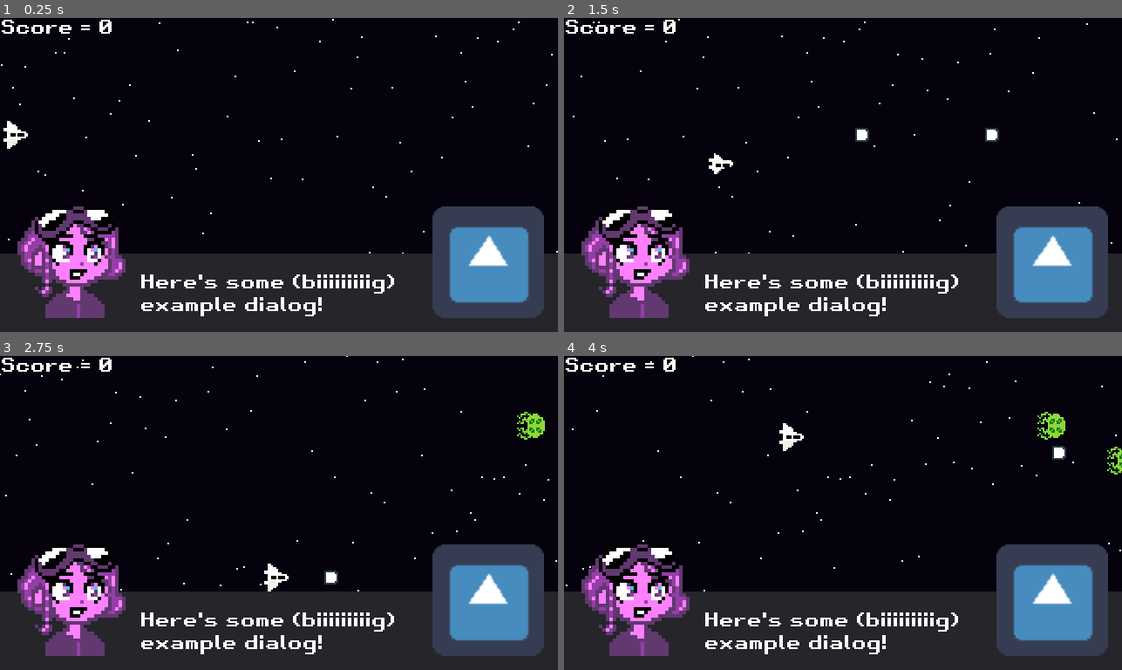
Above: before the commit, frames 1-4 (two rows, left to right).
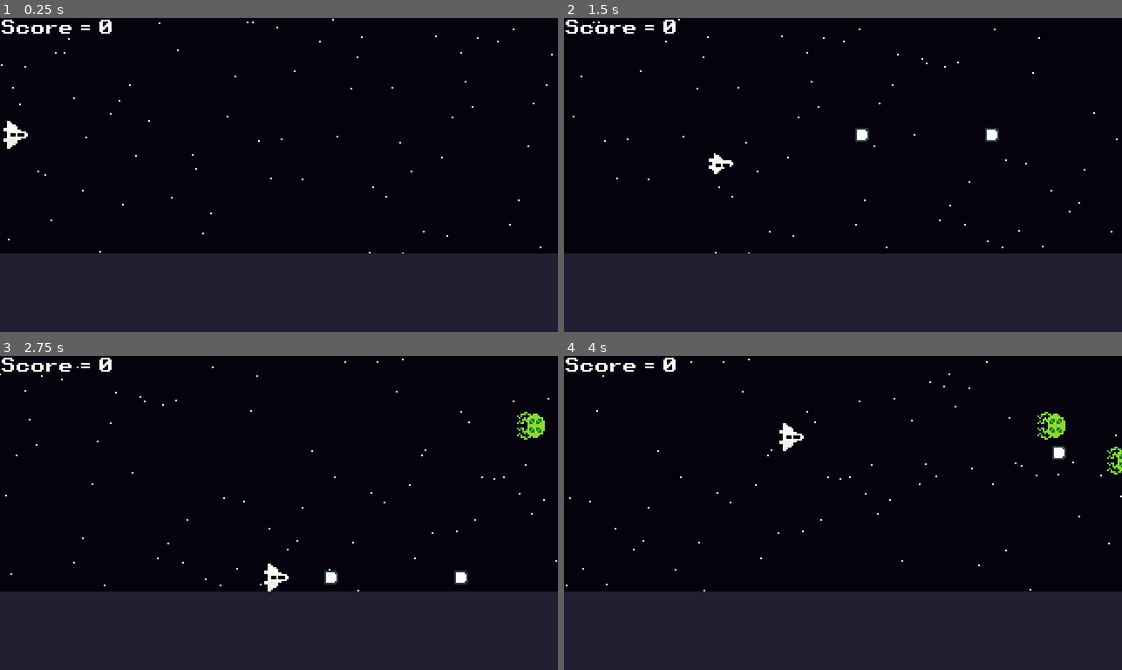
Above: after the commit, the same moments.

Repository: MrPiedPiper/LD48
Game: Godot game, scene res://Main/Main.tscn
The game is run twice, just before and just after one commit, with the same random seed, the same clock (stepped at 60 frames per second) and the same inputs. The engine's default icon, where the game draws it, is replaced by a stand-in: a white triangle on a blue panel in a dark square.
Inputs:
- Up to frame 1 (0.25 s): no input
- Up to frame 2 (1.5 s): hold D (input_right) 0.53-1.28 s; hold , (input_a) 0.53-1.28 s; hold S (input_down) from 1.28 s (still down); tap , (input_a) at 1.35 s
- Up to frame 3 (2.75 s): release S (input_down) at 2.03 s; hold D (input_right) from 2.03 s (still down); hold , (input_a) from 2.03 s (still down)
- Up to frame 4 (4 s): release D (input_right) at 2.78 s; release , (input_a) at 2.78 s; hold W (input_up) 2.78-3.53 s; tap , (input_a) at 2.85 s; hold A (input_left) from 3.53 s (still down); hold , (input_a) from 3.53 s (still down)

The runs differ from the first frame. In frame 1, 12% of the frame differs, in the area x 3-100%, y 1-96%; in frame 2, 12%; in frame 3, 12%; in frame 4, 12%, in the area x 0-100%, y 0-96%.

Commit message:
Add auto progress to dialog and put example in Main

Diff:
--- a/Main/DialogScenes/DialogBox/DialogBox.gd
+++ b/Main/DialogScenes/DialogBox/DialogBox.gd
@@ -15,10 +15,12 @@
 onready var portrait_left = $Portraits/PortraitLeft
 onready var portrait_right = $Portraits/PortraitRight
 onready var dialog_timer = $DialogTimer
+onready var auto_timer = $AutoTimer
 
 var curr_page = 0
-
+var auto = false
 var renamedialog = -1
+var is_done = false
 
 #func _display_test_dialog(value):
 #	if not Engine.editor_hint: return
@@ -29,33 +31,45 @@
 #	if not Engine.editor_hint: return
 #	dialog.append(new_text)
 
-func start_dialog(id):
+func start_dialog(id,auto=false):
+	clear_dialog()
+	dialog_timer.stop()
+	auto_timer.stop()
 	renamedialog = DialogGroups.get_dialog_by_id(id)
 	curr_page = 0
+	dialog_id = id
+	GameManager.is_dialog_open = true
+	self.auto = auto
 	update_dialog()
 
 func clear_dialog():
+	dialog_label.bbcode_text = ""
+	dialog_timer.stop()
+	dialog_label.visible_characters = 0
+	dialog_label.percent_visible = 0
+	curr_page = 0
+	dialog_id = -1
 	portrait_left.texture = null
 	portrait_right.texture = null
-	dialog_label.bbcode_text = ""
-	dialog_timer.stop()
-	curr_page = 0
-	dialog_id = -1
+	auto = false
+	is_done = false
 
 func _init():
-	GameManager.is_dialog_open = true
+#	GameManager.is_dialog_open = true
+	pass
 
 func _ready():
 	if Engine.editor_hint:return
 	dialog_label.visible_characters = 0
 	dialog_label.percent_visible = 0
-	start_dialog(1)
+#	start_dialog(0)
 
 func next_page():
 	if curr_page >= len(renamedialog.get_children()):
 		return false
 	dialog_label.visible_characters = 0
 	curr_page += 1
+	print(str("Playing page ", curr_page))
 	update_dialog()
 	return true
 
@@ -151,13 +165,26 @@
 	if dialog_label.percent_visible < 1:
 		dialog_label.visible_characters += 1
 		dialog_timer.start()
+	elif auto:
+		auto_timer.start()
+
+func _on_AutoTimer_timeout():
+	dialog_progress()
+
+func dialog_press():
+	if dialog_label.percent_visible < 1:
+		dialog_label.percent_visible = 1
+		dialog_timer.stop()
+	else:
+		dialog_progress()
+
+func dialog_progress():
+	var is_dialog_progressing = next_page()
+	if not is_dialog_progressing:
+		emit_signal("dialog_done",dialog_id)
+		is_done = true
+		clear_dialog()
 
 func _input(event):
-	if GameManager.is_dialog_open and event.is_action("input_a") and not event.is_action_pressed("input_a"):
-		if dialog_label.percent_visible < 1:
-			dialog_label.percent_visible = 1
-			dialog_timer.stop()
-		else:
-			var is_dialog_progressing = next_page()
-			if not is_dialog_progressing:
-				emit_signal("dialog_done")
+	if not is_done and not auto and GameManager.is_dialog_open and event.is_action("input_a") and not event.is_action_pressed("input_a"):
+		dialog_press()
--- a/Main/DialogScenes/DialogBox/DialogBox.tscn
+++ b/Main/DialogScenes/DialogBox/DialogBox.tscn
@@ -89,6 +89,11 @@
 
 [node name="DialogTimer" type="Timer" parent="."]
 wait_time = 0.125
+one_shot = true
+
+[node name="AutoTimer" type="Timer" parent="."]
+one_shot = true
 
 [connection signal="gui_input" from="." to="." method="_on_DialogBox_gui_input"]
 [connection signal="timeout" from="DialogTimer" to="." method="_on_DialogTimer_timeout"]
+[connection signal="timeout" from="AutoTimer" to="." method="_on_AutoTimer_timeout"]
--- a/Main/DialogScenes/DialogGroups/DialogGroups.tscn
+++ b/Main/DialogScenes/DialogGroups/DialogGroups.tscn
@@ -8,12 +8,6 @@
 [ext_resource path="res://Main/DialogScenes/DialogGroups/TextTester.gd" type="Script" id=6]
 [ext_resource path="res://sprites/player_dialogue.png" type="Texture" id=7]
 [ext_resource path="res://Main/DialogScenes/DialogGroups/Dialogs.gd" type="Script" id=8]
-[ext_resource path="res://Main/DialogScenes/DialogItem/DialogItem.gd" type="Script" id=9]
-[ext_resource path="res://Main/DialogScenes/Dialog/Dialog.gd" type="Script" id=10]
-
-[sub_resource type="AtlasTexture" id=2]
-atlas = ExtResource( 7 )
-region = Rect2( 64, 0, 32, 32 )
 
 [sub_resource type="AtlasTexture" id=1]
 atlas = ExtResource( 7 )
@@ -70,17 +64,29 @@
 right_id = 0
 text_speed = 1.0
 
-[node name="Dialog3" type="Node" parent="Dialogs" instance=ExtResource( 1 )]
-script = ExtResource( 10 )
+[node name="Dialog3" parent="Dialogs" instance=ExtResource( 1 )]
 id = 2
 
-[node name="DialogItem" type="Node" parent="Dialogs/Dialog3" instance=ExtResource( 2 )]
-script = ExtResource( 9 )
+[node name="DialogItem" parent="Dialogs/Dialog3" instance=ExtResource( 2 )]
 dialog = "[shake][color=red]TAKE THAT FIEND[/color][/shake]"
 speaking = 0
 left_id = 0
 left_frame = 2
-text_speed = 1.0
+text_speed = 0.25
+
+[node name="DialogItem2" parent="Dialogs/Dialog3" instance=ExtResource( 2 )]
+dialog = "This is the end"
+text_speed = 0.02
+
+[node name="Dialog4" parent="Dialogs" instance=ExtResource( 1 )]
+id = 3
+
+[node name="DialogItem" parent="Dialogs/Dialog4" instance=ExtResource( 2 )]
+dialog = "Even more, [wave][rainbow]wow![/rainbow][/wave]"
+speaking = 0
+left_id = 0
+
+[node name="DialogItem2" parent="Dialogs/Dialog4" instance=ExtResource( 2 )]
 
 [node name="Tools" type="Node" parent="."]
 
@@ -88,13 +94,8 @@
 script = ExtResource( 6 )
 chars = ExtResource( 5 )
 dialog_item_template = ExtResource( 2 )
-add_to_id = 2
-dialog = "[shake][color=red]TAKE THAT FIEND[/color][/shake]"
-speaking = 0
+add_to_id = 3
 left_id = 0
-left_frame = 2
-right_id = 0
-text_speed = 1.0
 
 [node name="DialogBox" type="Control" parent="Tools/TextTester"]
 anchor_top = 0.75
@@ -108,6 +109,7 @@
 [node name="ColorRectBackground" type="ColorRect" parent="Tools/TextTester/DialogBox"]
 anchor_right = 1.0
 anchor_bottom = 1.0
+mouse_filter = 2
 color = Color( 0.129412, 0.12549, 0.196078, 1 )
 __meta__ = {
 "_edit_use_anchors_": false
@@ -132,7 +134,7 @@
 grow_vertical = 0
 rect_min_size = Vector2( 64, 64 )
 mouse_filter = 2
-texture = SubResource( 2 )
+texture = SubResource( 1 )
 stretch_mode = 5
 __meta__ = {
 "_edit_lock_": true
@@ -148,7 +150,6 @@
 mouse_filter = 2
 size_flags_horizontal = 8
 size_flags_vertical = 8
-texture = SubResource( 1 )
 stretch_mode = 5
 flip_h = true
 __meta__ = {
@@ -175,15 +176,18 @@
 margin_right = 240.0
 margin_bottom = 28.0
 rect_clip_content = false
+mouse_filter = 2
 size_flags_horizontal = 3
 size_flags_vertical = 4
 custom_fonts/normal_font = ExtResource( 4 )
 bbcode_enabled = true
-bbcode_text = "[shake][color=red]TAKE THAT FIEND[/color][/shake]"
-text = "TAKE THAT FIEND"
+bbcode_text = "Even more, [wave][rainbow]wow![/rainbow][/wave]"
+visible_characters = 15
+text = "Even more, wow!"
 fit_content_height = true
 scroll_active = false
 
 [node name="DialogTimer" type="Timer" parent="Tools/TextTester/DialogBox"]
+wait_time = 0.125
 
 [connection signal="timeout" from="Tools/TextTester/DialogBox/DialogTimer" to="Tools/TextTester" method="_on_DialogTimer_timeout"]
--- a/Main/DialogScenes/DialogGroups/TextTester.gd
+++ b/Main/DialogScenes/DialogGroups/TextTester.gd
@@ -30,8 +30,11 @@
 onready var dialog_timer = $DialogBox/DialogTimer
 
 func _ready():
-	if not Engine.editor_hint:return
-	localChars = chars.instance()
+	if not Engine.editor_hint:
+		print("hiding")
+		$DialogBox.hide()
+	else:
+		localChars = chars.instance()
 
 func create_dialog(value):
 	if not Engine.editor_hint:return
--- a/Main/Main.gd
+++ b/Main/Main.gd
@@ -2,8 +2,16 @@
 
 var score = 0 setget set_score
 
-onready var scoreLabel = $ScoreLabel
+onready var scoreLabel = $GUI/ScoreLabel
 
 func set_score(value):
 	score = value
 	scoreLabel.text = "Score = " + str(score)
+	if score == 10:
+		$GUI/DialogBox.start_dialog(2,true)
+	elif score == 20:
+		$GUI/DialogBox.start_dialog(3,false)
+
+
+func _on_DialogBox_dialog_done(id):
+	print(str("finished dialog ",id))
--- a/Main/Main.tscn
+++ b/Main/Main.tscn
@@ -1,15 +1,10 @@
-[gd_scene load_steps=8 format=2]
+[gd_scene load_steps=6 format=2]
 
 [ext_resource path="res://Player/Player.tscn" type="PackedScene" id=1]
-[ext_resource path="res://sprites/player_dialogue.png" type="Texture" id=2]
+[ext_resource path="res://Main/DialogScenes/DialogBox/DialogBox.tscn" type="PackedScene" id=2]
 [ext_resource path="res://fonts/retro_gaming/Retro Gaming.tres" type="DynamicFont" id=3]
-[ext_resource path="res://icon.png" type="Texture" id=4]
 [ext_resource path="res://Main/Main.gd" type="Script" id=5]
 [ext_resource path="res://EnemySpawner.tscn" type="PackedScene" id=6]
-
-[sub_resource type="AtlasTexture" id=1]
-atlas = ExtResource( 2 )
-region = Rect2( 0, 0, 32, 32 )
 
 [node name="Main" type="Node2D" groups=[
 "World",
@@ -44,90 +39,10 @@
 [node name="Bullets" type="Node2D" parent="."]
 position = Vector2( 0, 188 )
 
-[node name="Node2" type="Node" parent="."]
+[node name="GUI" type="Node" parent="."]
 
-[node name="MarginContainer3" type="MarginContainer" parent="Node2"]
-anchor_right = 1.0
-anchor_bottom = 1.0
-__meta__ = {
-"_edit_use_anchors_": false
-}
-
-[node name="Control" type="Control" parent="Node2"]
-anchor_top = 0.75
-anchor_right = 1.0
-anchor_bottom = 1.0
-mouse_filter = 2
-__meta__ = {
-"_edit_use_anchors_": false
-}
-
-[node name="Panel" type="Panel" parent="Node2/Control"]
-anchor_right = 1.0
-anchor_bottom = 1.0
-mouse_filter = 2
-
-[node name="MarginContainer2" type="MarginContainer" parent="Node2/Control"]
-anchor_right = 1.0
-anchor_bottom = 1.0
-grow_vertical = 0
-mouse_filter = 2
-custom_constants/margin_right = 8
-custom_constants/margin_left = 8
-custom_constants/margin_bottom = 8
-__meta__ = {
-"_edit_lock_": true,
-"_edit_use_anchors_": false
-}
-
-[node name="TextureRect" type="TextureRect" parent="Node2/Control/MarginContainer2"]
-margin_left = 8.0
-margin_right = 312.0
-margin_bottom = 64.0
-grow_vertical = 0
-rect_min_size = Vector2( 64, 64 )
-mouse_filter = 2
-texture = SubResource( 1 )
-stretch_mode = 5
-__meta__ = {
-"_edit_lock_": true
-}
-
-[node name="TextureRect2" type="TextureRect" parent="Node2/Control/MarginContainer2"]
-margin_left = 248.0
-margin_right = 312.0
-margin_bottom = 64.0
-grow_vertical = 0
-rect_min_size = Vector2( 64, 64 )
-mouse_filter = 2
-size_flags_horizontal = 8
-texture = ExtResource( 4 )
-stretch_mode = 5
-__meta__ = {
-"_edit_lock_": true
-}
-
-[node name="MarginContainer" type="MarginContainer" parent="Node2/Control"]
-anchor_right = 1.0
-anchor_bottom = 1.0
-mouse_filter = 2
-custom_constants/margin_right = 80
-custom_constants/margin_left = 80
-__meta__ = {
-"_edit_use_anchors_": false
-}
-
-[node name="Label" type="Label" parent="Node2/Control/MarginContainer"]
-margin_left = 80.0
-margin_top = 11.0
-margin_right = 240.0
-margin_bottom = 34.0
-custom_fonts/font = ExtResource( 3 )
-text = "Here's some (biiiiiiiiig)
-example dialog!"
-
-[node name="ScoreLabel" type="Label" parent="."]
-margin_right = 40.0
+[node name="ScoreLabel" type="Label" parent="GUI"]
+margin_right = 68.0
 margin_bottom = 14.0
 custom_fonts/font = ExtResource( 3 )
 text = "Score = 0"
@@ -135,5 +50,9 @@
 "_edit_use_anchors_": false
 }
 
+[node name="DialogBox" parent="GUI" instance=ExtResource( 2 )]
+
 [node name="EnemySpawner" parent="." instance=ExtResource( 6 )]
 position = Vector2( 320, 0 )
+
+[connection signal="dialog_done" from="GUI/DialogBox" to="." method="_on_DialogBox_dialog_done"]
Not shown: 1 places in Main/DialogScenes/DialogGroups/DialogGroups.tscn that only renumber resources
